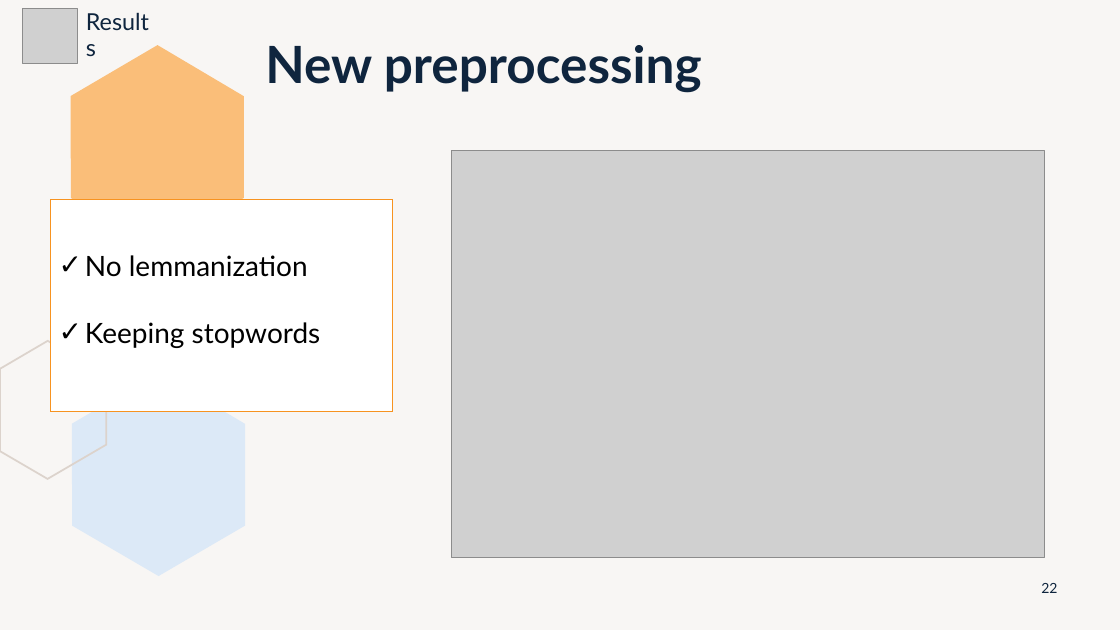
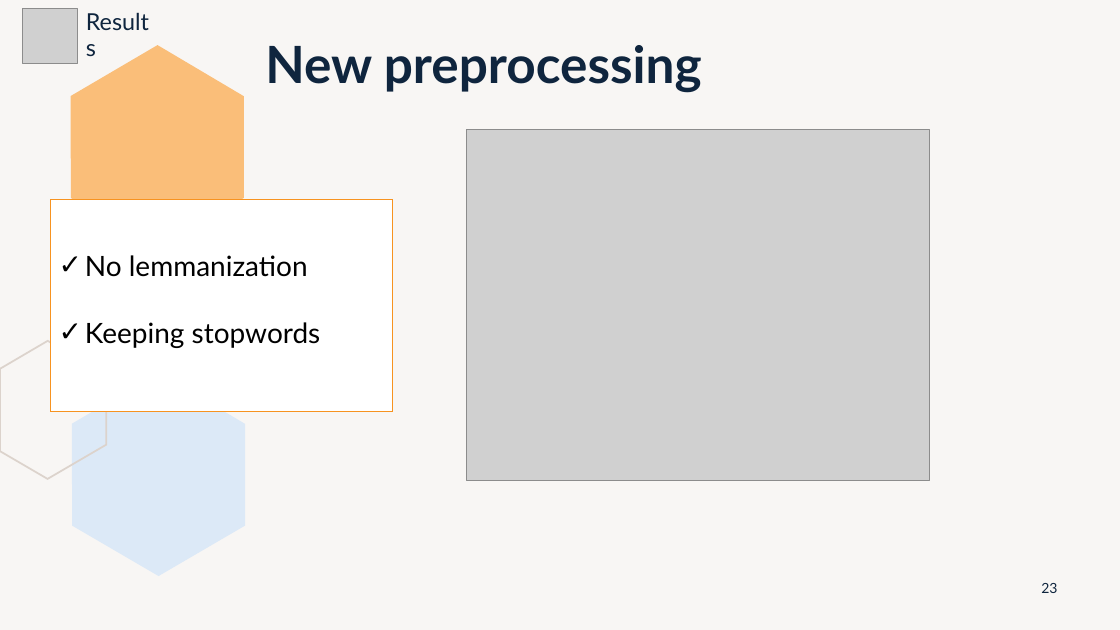
Before and after one commit to marti1999/TFG, a slide deck: slide 23 of informes/entrega final/presentation.pptx (slide 22 before the commit). Drawn at 1120x630 pixels with LibreOffice and Linux fonts; fonts in the diff are those of the drawing; grey boxes stand for pictures. Boxes give left, top, right and bottom in pixels: in the first picture for what was removed or moved away, otherwise in the second. Text is boxed around its words. In the diff, an @@ line names an element or a change of style, - is before the commit and + after.

```diff
--- a/informes/entrega final/presentation.pptx
+++ b/informes/entrega final/presentation.pptx
@@ picture: place and size @@
-picture at bbox=[451, 150, 1044, 558]
+picture at bbox=[466, 130, 930, 481]
@@ page number at bbox=[1041, 583, 1057, 593]: text changed @@
-22
+23
```
Also in this commit, not shown: 3 other slides changed, 4 slides added, 1 slide removed, 2 other files.
